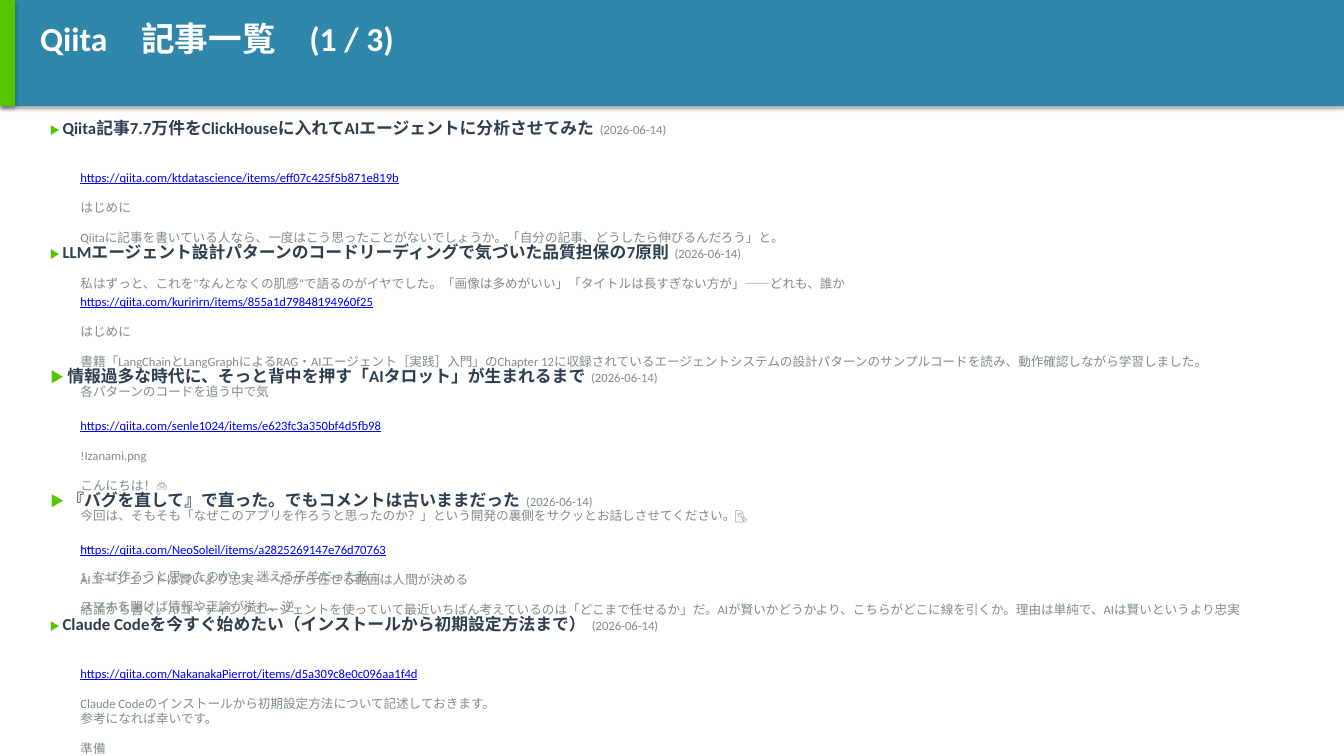
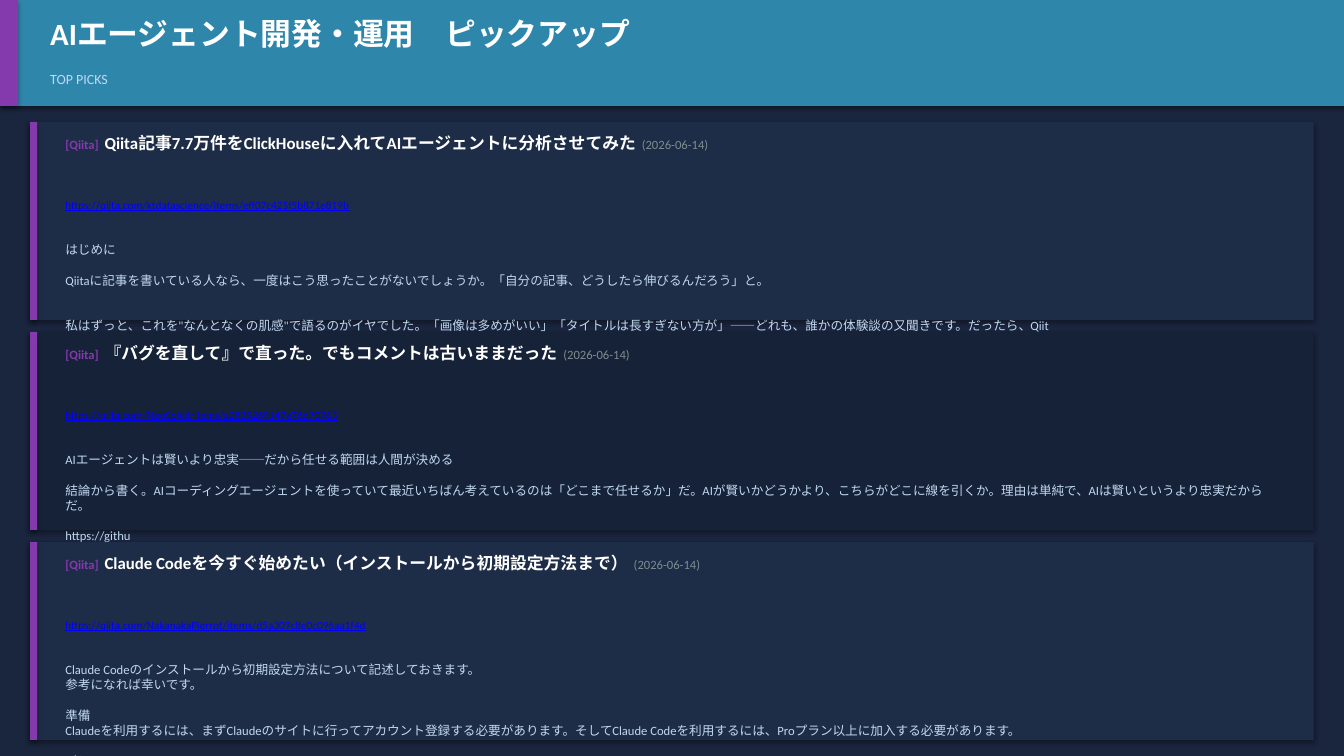
Before and after one commit to h-shoji-jws/ai-news-collector, a slide deck: slide 5 of data/2026-06-14.pptx (slide 8 before the commit). Drawn at 1344x756 pixels with LibreOffice and Linux fonts; fonts in the diff are those of the drawing. Boxes give left, top, right and bottom in pixels: in the first picture for what was removed or moved away, otherwise in the second. Text is boxed around its words. In the diff, an @@ line names an element or a change of style, - is before the commit and + after.

```diff
--- a/data/2026-06-14.pptx
+++ b/data/2026-06-14.pptx
@@ rectangle at (0, 0, 18, 106): fill #55C500 to #8439AD @@
@@ rectangle added at (0, 0, 1344, 756), fill #1A253E @@
@@ text removed at (40, 22, 393, 56) @@
-Qiita 記事一覧 (1 / 3)
@@ text added at (50, 18, 630, 48), 22 pt, text #FFFFFF, bold @@
+AIエージェント開発・運用 ピックアップ
@@ text added at (50, 75, 108, 84), 10 pt, text #BED9F5 @@
+TOP PICKS
@@ rectangle added at (30, 122, 1314, 320), fill #1E2D47 @@
@@ rectangle added at (30, 122, 37, 320), fill #8439AD @@
@@ text at (65, 136, 708, 151): text changed; text colour #2C3E50 to #FFFFFF @@
-▶ Qiita記事7.7万件をClickHouseに入れてAIエージェントに分析させてみた (2026-06-14)
+[Qiita] Qiita記事7.7万件をClickHouseに入れてAIエージェントに分析させてみた (2026-06-14)
@@ text "https://qiita.com/ktdatascience/items/eff07c425f5b871e819b": place and size @@
-text "https://qiita.com/ktdatascience/items/eff07c425f5b871e819b" at (80, 173, 398, 184)
+text "https://qiita.com/ktdatascience/items/eff07c425f5b871e819b" at (65, 201, 349, 211)
@@ text removed at (63, 245, 741, 260) @@
-▶ LLMエージェント設計パターンのコードリーディングで気づいた品質担保の7原則 (2026-06-14)
@@ text at (65, 244, 1048, 332): text changed; text colour #7F8C8D to #C0D8F0 @@
-はじめに
-Qiitaに記事を書いている人なら、一度はこう思ったことがないでしょうか。「自分の記事、どうしたら伸びるんだろう」と。
-私はずっと、これを"なんとなくの肌感"で語るのがイヤでした。「画像は多めがいい」「タイトルは長すぎない方が」——どれも、誰か
+はじめに
+Qiitaに記事を書いている人なら、一度はこう思ったことがないでしょうか。「自分の記事、どうしたら伸びるんだろう」と。
+私はずっと、これを"なんとなくの肌感"で語るのがイヤでした。「画像は多めがいい」「タイトルは長すぎない方が」——どれも、誰かの体験談の又聞きです。だったら、Qiit
@@ text removed at (80, 297, 372, 308) @@
-https://qiita.com/kuririrn/items/855a1d79848194960f25
@@ text removed at (80, 326, 1207, 397) @@
-はじめに
-書籍「LangChainとLangGraphによるRAG・AIエージェント［実践］入門」のChapter 12に収録されているエージェントシステムの設計パターンのサンプルコードを読み、動作確認しながら学習しました。
-各パターンのコードを追う中で気
@@ rectangle added at (30, 332, 1314, 529), fill #162238 @@
@@ rectangle added at (30, 332, 37, 529), fill #8439AD @@
@@ text at (65, 344, 629, 361): text changed; text colour #2C3E50 to #FFFFFF @@
-▶ 『バグを直して』で直った。でもコメントは古いままだった (2026-06-14)
+[Qiita] 『バグを直して』で直った。でもコメントは古いままだった (2026-06-14)
@@ text removed at (67, 365, 657, 387) @@
-▶ 情報過多な時代に、そっと背中を押す「AIタロット」が生まれるまで (2026-06-14)
@@ size 9 to 8 pt in 3 elements at (65, 201, 349, 211), (65, 621, 365, 631), (65, 411, 337, 421) @@
@@ text "https://qiita.com/NeoSoleil/items/a2825269147e76d70763": place and size @@
-text "https://qiita.com/NeoSoleil/items/a2825269147e76d70763" at (80, 545, 385, 556)
+text "https://qiita.com/NeoSoleil/items/a2825269147e76d70763" at (65, 411, 337, 421)
@@ text removed at (80, 421, 381, 432) @@
-https://qiita.com/senle1024/items/e623fc3a350bf4d5fb98
@@ text at (65, 454, 1262, 542): text changed; text colour #7F8C8D to #C0D8F0 @@
-AIエージェントは賢いより忠実──だから任せる範囲は人間が決める
-結論から書く。AIコーディングエージェントを使っていて最近いちばん考えているのは「どこまで任せるか」だ。AIが賢いかどうかより、こちらがどこに線を引くか。理由は単純で、AIは賢いというより忠実
+AIエージェントは賢いより忠実──だから任せる範囲は人間が決める
+結論から書く。AIコーディングエージェントを使っていて最近いちばん考えているのは「どこまで任せるか」だ。AIが賢いかどうかより、こちらがどこに線を引くか。理由は単純で、AIは賢いというより忠実だからだ。
+https://githu
@@ text removed at (80, 451, 748, 615) @@
-!Izanami.png
-こんにちは！🙌
-今回は、そもそも「なぜこのアプリを作ろうと思ったのか？」という開発の裏側をサクッとお話しさせてください。📝
----
-1. なぜ作ろうと思ったのか？：迷える子羊だった私 🐑
-スマホを開けば情報や正論が溢れ、逆
@@ rectangle added at (30, 542, 1314, 740), fill #1E2D47 @@
@@ rectangle added at (30, 542, 37, 740), fill #8439AD @@
@@ text at (65, 556, 700, 571): text changed; text colour #2C3E50 to #FFFFFF @@
-▶ Claude Codeを今すぐ始めたい（インストールから初期設定方法まで） (2026-06-14)
+[Qiita] Claude Codeを今すぐ始めたい（インストールから初期設定方法まで） (2026-06-14)
@@ text "https://qiita.com/NakanakaPierrot/items/d5a309c8e0c096aa1f4d": place and size @@
-text "https://qiita.com/NakanakaPierrot/items/d5a309c8e0c096aa1f4d" at (80, 669, 417, 680)
+text "https://qiita.com/NakanakaPierrot/items/d5a309c8e0c096aa1f4d" at (65, 621, 365, 631)
@@ text at (65, 664, 1020, 736): text changed; text colour #7F8C8D to #C0D8F0 @@
-Claude Codeのインストールから初期設定方法について記述しておきます。
-参考になれば幸いです。
-準備
-Claudeを利用するには、まずClaudeのサイトに行ってアカウント登録する必要があります。そしてClaude Codeを利用するには、Proプラ
+Claude Codeのインストールから初期設定方法について記述しておきます。
+参考になれば幸いです。
+準備
+Claudeを利用するには、まずClaudeのサイトに行ってアカウント登録する必要があります。そしてClaude Codeを利用するには、Proプラン以上に加入する必要があります。
+イン
```
Also in this commit, not shown: 3 other slides changed, 20 slides added, 5 slides removed.
